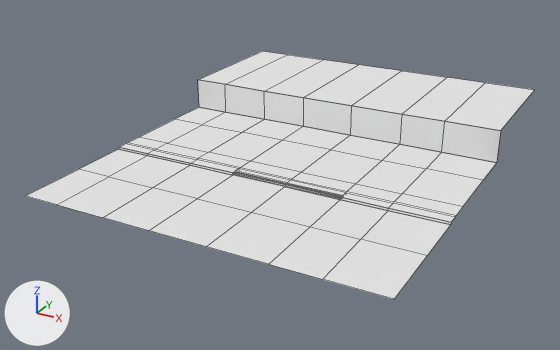
One commit to the Blender file 2_Produccion/Juego/Modelos/Piso/piso.blend: the scene before it, then after it.
Rendered twice from a 50 mm camera at (140.0, -236.0, 134.0) aimed at (-16.0, 48.0, -8.0). Lighting does not change. The marker at lower left points along +X, +Y and +Z. Mesh edges are drawn as thin lines.

Objects in the first picture: 'Piso'.
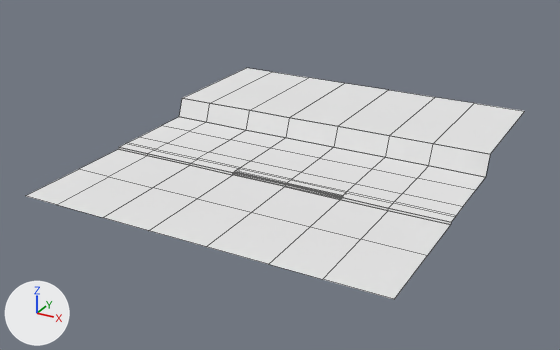
Boxes [x1, y1, x2, y2] around the edits, measured in the pictures (560 x 350 px; the box of a moved part takes in the faces that stretch with it):
```json
{"object": "Piso", "change": "reshaped", "before": [26, 51, 534, 299], "after": [26, 68, 524, 299], "on screen": "7% shorter"}
{"part": 1, "of": "me_plane", "change": "moved or reshaped", "before": [199, 51, 534, 131], "after": [183, 68, 524, 154]}
{"part": 2, "of": "me_plane", "change": "moved or reshaped", "before": [140, 80, 500, 207], "after": [140, 98, 490, 207]}
```

Scene script edits in JSON lines:
```json
{"block": "me_plane", "where": "me_plane.from_pydata(...)  # 146 vertices, 88 faces; spans x -1.57..1.27, y -0.64..2.79, z 0.0..0.29"}
{"block": "me_plane", "where": "# used by ob_piso; location = (0.0, 0.0, 0.0); scale = (56.0, 56.0, 56.0)"}
{"block": "me_plane", "where": "# before: 2 (1.27, 1.58, 0.29) at pixel (500, 130), 3 (0.0, 1.58, 0.29) at pixel (351, 105), 4 (0.46, 1.58, 0.29) at pixel (401, 114), 5 (-0.46, 1.58, 0.29) at pixel (303, 97), 6 (-1.57, 1.58, 0.02) at pixel (199, 107)"}
{"block": "me_plane", "where": "# before: 7 (0.0, 1.58, 0.02) at pixel (350, 135), 8 (0.82, 1.58, 0.02) at pixel (441, 152), 14 (-1.27, 1.58, 0.02) at pixel (225, 112), 22 (-0.46, 1.58, 0.02) at pixel (303, 126), 23 (0.46, 1.58, 0.02) at pixel (399, 144)"}
{"block": "me_plane", "where": "# before: 24 (1.27, 1.58, 0.02) at pixel (496, 162), 25 (-1.57, 1.58, 0.29) at pixel (197, 79), 26 (-1.27, 1.58, 0.29) at pixel (225, 84), 27 (0.82, 1.58, 0.29) at pixel (444, 121), 28 (-0.85, 1.58, 0.02) at pixel (264, 119)"}
{"block": "me_plane", "where": "# before: 29 (-0.85, 1.58, 0.29) at pixel (264, 91), 31 (-0.85, 1.58, 0.02) at pixel (264, 119), 35 (1.27, 1.58, 0.02) at pixel (496, 162), 36 (0.46, 1.58, 0.02) at pixel (399, 144), 37 (-0.46, 1.58, 0.02) at pixel (303, 126)"}
{"block": "me_plane", "where": "# before: 71 (-1.27, 1.58, 0.02) at pixel (225, 112), 109 (0.82, 1.58, 0.02) at pixel (441, 152), 110 (0.0, 1.58, 0.02) at pixel (350, 135), 111 (-1.57, 1.58, 0.02) at pixel (199, 107), 130 (-1.27, 1.19, 0.02) at pixel (202, 124)"}
{"block": "me_plane", "where": "# before: 131 (-1.57, 1.19, 0.02) at pixel (174, 119), 132 (0.0, 1.19, 0.02) at pixel (330, 149), 133 (-0.46, 1.19, 0.02) at pixel (282, 140), 134 (0.46, 1.19, 0.02) at pixel (382, 160), 135 (1.27, 1.19, 0.02) at pixel (483, 180)"}
{"block": "me_plane", "where": "# before: 136 (0.82, 1.19, 0.02) at pixel (426, 168), 145 (-0.85, 1.19, 0.02) at pixel (242, 132)"}
{"block": "me_plane", "change": "me_plane part 1: the loose piece of 16 vertices spanning x -1.57..1.27, y 1.58..2.79, z 0.29 is scaled about its middle by (1, 0.949, 1), then moved by (0.0, -0.29, -0.1)"}
{"block": "me_plane", "change": "me_plane part 2"}
{"op": "add", "block": "me_plane", "code": "for i in [6, 7, 8, 14, 22, 23, 24, 28, 31, 35, 36, 37, 71, 109, 110, 111]: me_plane.vertices[i].co += Vector((0.0, -0.32, 0.0))"}
{"op": "add", "block": "me_plane", "code": "for i in [*range(2, 6), 25, 26, 27, 29]: me_plane.vertices[i].co += Vector((0.0, -0.26, -0.1))"}
{"op": "add", "block": "me_plane", "code": "for i in [*range(130, 137), 145]: me_plane.vertices[i].co += Vector((0.0, -0.2, 0.0))"}
```
